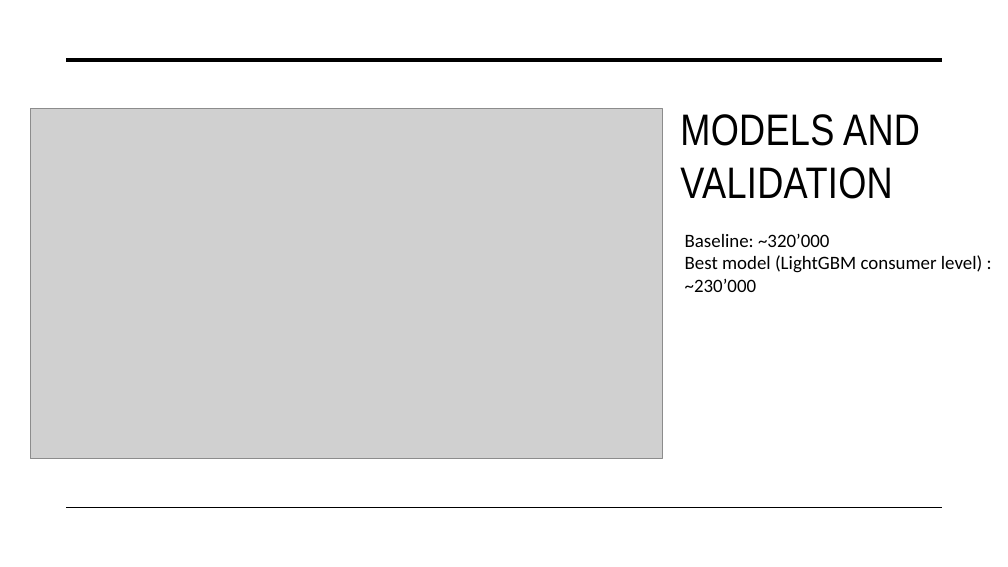
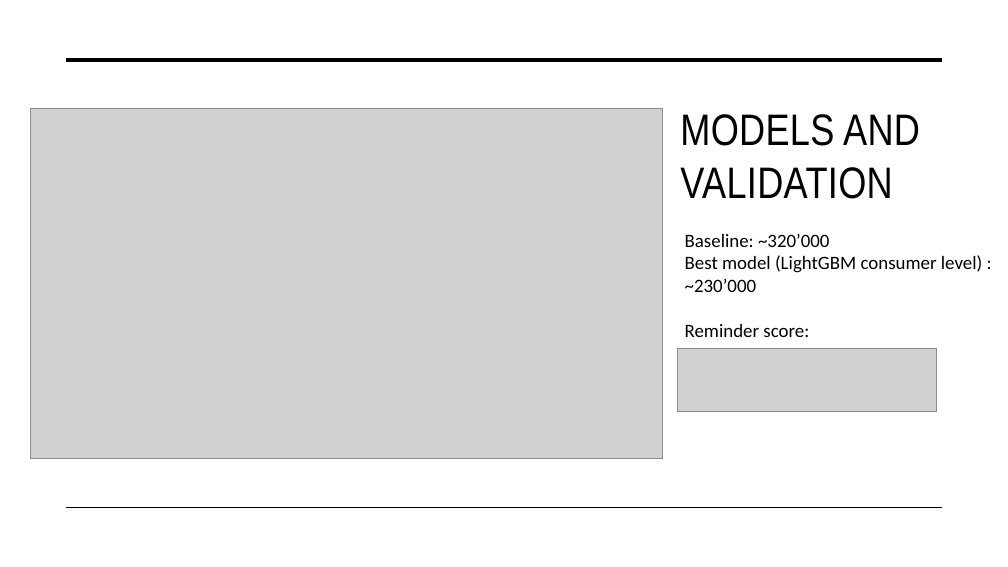
Before and after one commit to dioday45/Datathon2025-ETH, a slide deck: slide 5 of datathon2025_quAintly_presentation.pptx. Drawn at 1008x567 pixels with LibreOffice and Linux fonts; fonts in the diff are those of the drawing; grey boxes stand for pictures. Boxes give left, top, right and bottom in pixels: in the first picture for what was removed or moved away, otherwise in the second. Text is boxed around its words. In the diff, an @@ line names an element or a change of style, - is before the commit and + after.

Commit message:
score ppxt

```diff
--- a/datathon2025_quAintly_presentation.pptx
+++ b/datathon2025_quAintly_presentation.pptx
@@ text at (x1=685, y1=324, x2=809, y2=337): paragraph added @@
+Reminder score:
@@ picture added at (x1=678, y1=349, x2=936, y2=411) @@
```
